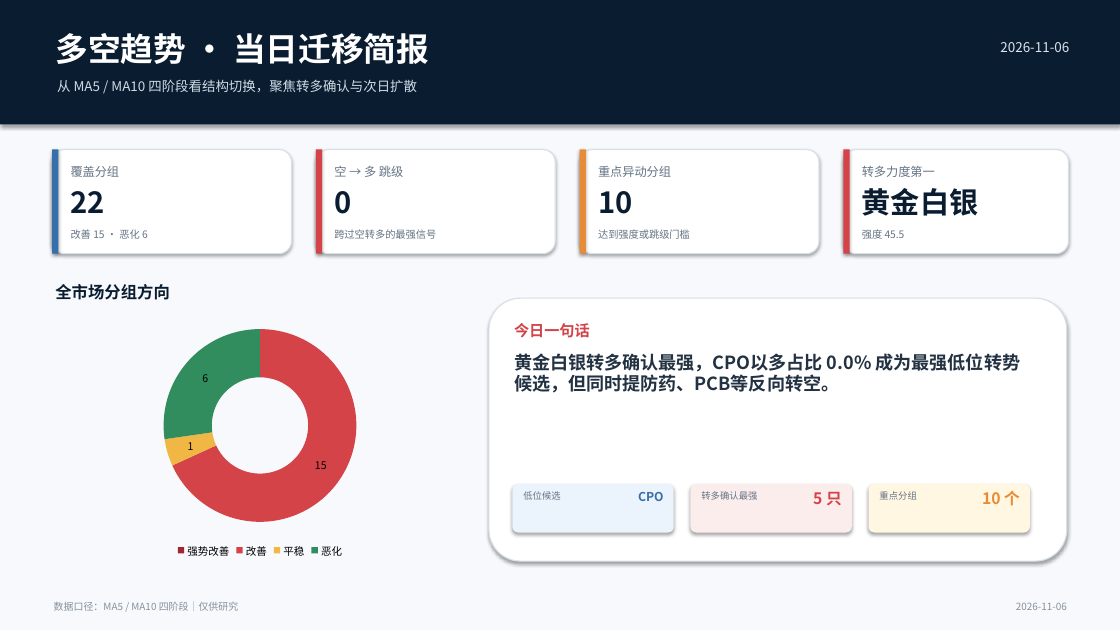
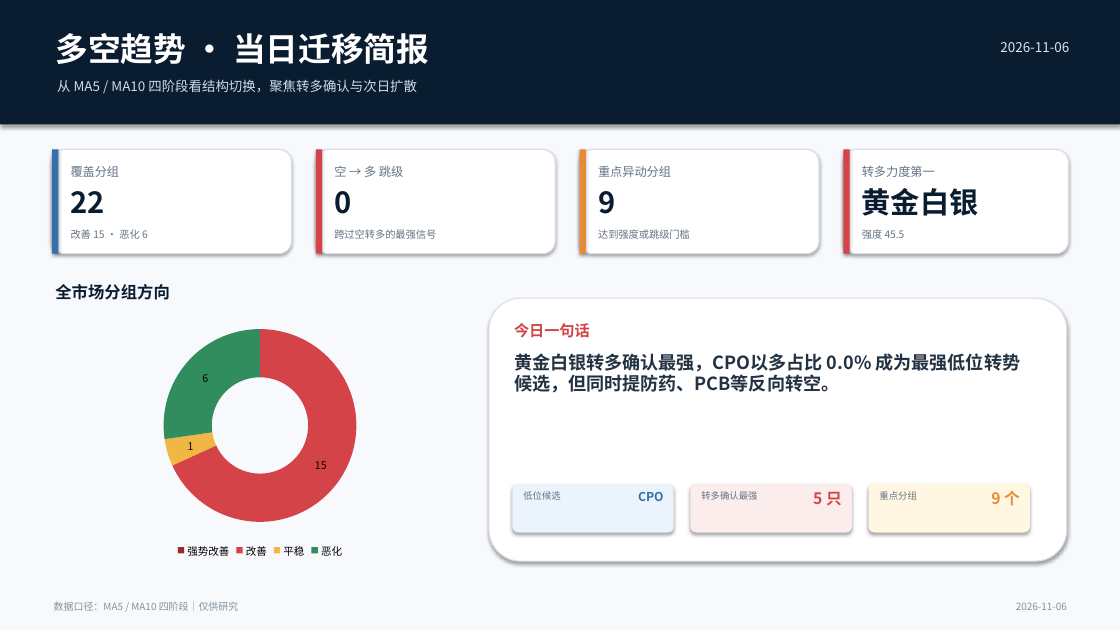
Before and after one commit to nancybhc/a-share-blast-lab, a slide deck: slide 1 of assets/多空阶段简报_2026-11-06.pptx. Drawn at 1120x630 pixels with LibreOffice and Linux fonts; fonts in the diff are those of the drawing. Boxes give left, top, right and bottom in pixels: in the first picture for what was removed or moved away, otherwise in the second. Text is boxed around its words. In the diff, an @@ line names an element or a change of style, - is before the commit and + after.

```diff
--- a/assets/多空阶段简报_2026-11-06.pptx
+++ b/assets/多空阶段简报_2026-11-06.pptx
@@ text at box(598, 191, 615, 214): text changed @@
-10
+9
@@ text at box(991, 491, 1020, 506): text changed @@
-10 个
+9 个
```
Also in this commit, not shown: 3 other slides changed, 13 other files.
